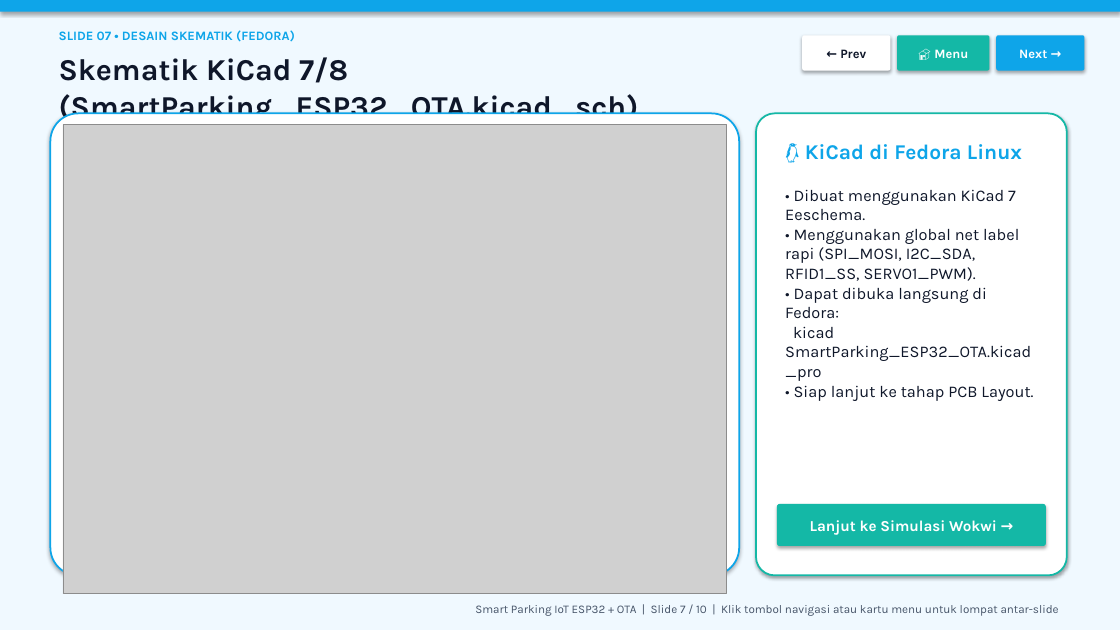
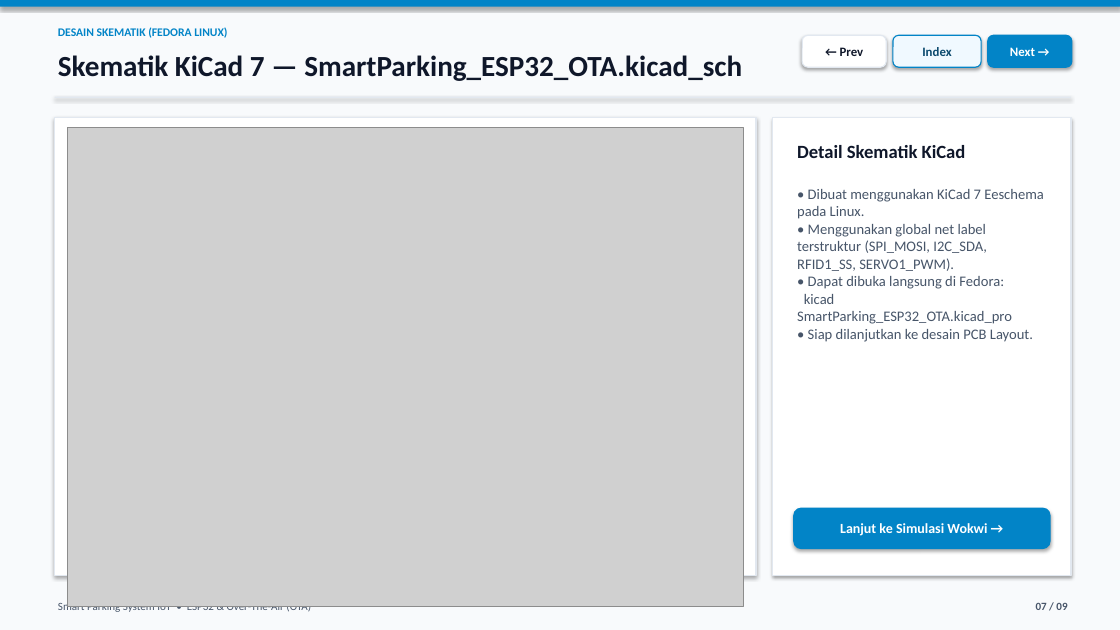
Before and after one commit to akmalseptain/tugaskapita, a slide deck: slide 7 of presentation/SmartParking_IoT_OTA_Canva_Interactive.pptx. Drawn at 1120x630 pixels with LibreOffice and Linux fonts; fonts in the diff are those of the drawing; grey boxes stand for pictures. Boxes give left, top, right and bottom in pixels: in the first picture for what was removed or moved away, otherwise in the second. Text is boxed around its words. In the diff, an @@ line names an element or a change of style, - is before the commit and + after.

Commit message:
fix(pptx): remove Proteus slide and refine to clean editorial interactive layout

```diff
--- a/presentation/SmartParking_IoT_OTA_Canva_Interactive.pptx
+++ b/presentation/SmartParking_IoT_OTA_Canva_Interactive.pptx
@@ background #F0F9FF to #F8FAFC @@
@@ rectangle: place and size @@
-rectangle at box(0, 0, 1120, 12)
+rectangle at box(0, 0, 1120, 7)
@@ rectangle at box(0, 0, 1120, 7): fill #0EA5E9 to #0284C7 @@
@@ text at box(58, 27, 227, 38): text changed; size 11 to 10 pt; font Karla to Calibri; text colour #0EA5E9 to #0284C7 @@
-SLIDE 07 • DESAIN SKEMATIK (FEDORA)
+DESAIN SKEMATIK (FEDORA LINUX)
@@ text at box(58, 55, 742, 81): text changed; size 26 to 25 pt; font Karla to Calibri @@
-Skematik KiCad 7/8 (SmartParking_ESP32_OTA.kicad_sch)
+Skematik KiCad 7 — SmartParking_ESP32_OTA.kicad_sch
@@ rounded rectangle "← Prev": place and size @@
-rounded rectangle "← Prev" at box(802, 35, 891, 71)
+rounded rectangle "← Prev" at box(802, 35, 886, 67)
@@ rounded rectangle "← Prev" at box(802, 35, 886, 67): font Karla to Calibri; outline none to #E2E8F0 1 pt; proportions changed @@
@@ rounded rectangle "Index": place and size @@
-rounded rectangle "Index" at box(897, 35, 990, 71)
+rounded rectangle "Index" at box(893, 35, 981, 67)
@@ rounded rectangle "Index" at box(893, 35, 981, 67): fill #14B8A6 to #F0F9FF; outline none to #0284C7 1 pt; proportions changed @@
@@ text in rounded rectangle at box(922, 47, 951, 56): text changed; font Karla to Calibri; text colour #FFFFFF to #0C4A6E @@
-🏠 Menu
+Index
@@ rounded rectangle "Next →": place and size @@
-rounded rectangle "Next →" at box(996, 35, 1085, 71)
+rounded rectangle "Next →" at box(988, 35, 1072, 67)
@@ rounded rectangle "Next →" at box(988, 35, 1072, 67): font Karla to Calibri; fill #0EA5E9 to #0284C7; outline none to #0284C7 1 pt; proportions changed @@
@@ rounded rectangle removed at box(50, 113, 739, 576) @@
@@ rectangle added at box(55, 97, 1071, 97), fill #E2E8F0 @@
@@ rectangle added at box(55, 118, 756, 576), fill #FFFFFF, outline #E2E8F0 1 pt @@
@@ rounded rectangle removed at box(756, 113, 1067, 576) @@
@@ rectangle added at box(773, 118, 1071, 576), fill #FFFFFF, outline #E2E8F0 1 pt @@
@@ picture: place and size @@
-picture at box(63, 124, 727, 594)
+picture at box(67, 128, 744, 607)
@@ text at box(797, 145, 966, 158): text changed; size 18 to 16 pt; font Karla to Calibri; text colour #0EA5E9 to #0F172A @@
-🐧 KiCad di Fedora Linux
+Detail Skematik KiCad
@@ text at box(797, 189, 1043, 342): text changed; size 14 to 12.5 pt; font Karla to Calibri; text colour #0F172A to #475569 @@
-• Dibuat menggunakan KiCad 7 Eeschema.
-• Menggunakan global net label rapi (SPI_MOSI, I2C_SDA, RFID1_SS, SERVO1_PWM).
-• Dapat dibuka langsung di Fedora:
-kicad SmartParking_ESP32_OTA.kicad_pro
-• Siap lanjut ke tahap PCB Layout.
+• Dibuat menggunakan KiCad 7 Eeschema pada Linux.
+• Menggunakan global net label terstruktur (SPI_MOSI, I2C_SDA, RFID1_SS, SERVO1_PWM).
+• Dapat dibuka langsung di Fedora:
+kicad SmartParking_ESP32_OTA.kicad_pro
+• Siap dilanjutkan ke desain PCB Layout.
@@ rounded rectangle "Lanjut ke Simulasi Wokwi →": place and size @@
-rounded rectangle "Lanjut ke Simulasi Wokwi →" at box(777, 504, 1046, 546)
+rounded rectangle "Lanjut ke Simulasi Wokwi →" at box(794, 508, 1050, 549)
@@ rounded rectangle "Lanjut ke Simulasi Wokwi →" at box(794, 508, 1050, 549): size 13 to 12 pt, font Karla to Calibri; fill #14B8A6 to #0284C7; outline none to #0284C7 1 pt; proportions changed @@
@@ text added at box(58, 601, 311, 614), 9.5 pt, text #475569 @@
+Smart Parking System IoT • ESP32 & Over-The-Air (OTA)
@@ text removed at box(475, 605, 1059, 616) @@
-Smart Parking IoT ESP32 + OTA | Slide 7 / 10 | Klik tombol navigasi atau kartu menu untuk lompat antar-slide
@@ text added at box(1036, 603, 1067, 610), 9.5 pt, text #475569, bold @@
+07 / 09
```
Also in this commit, not shown: 6 other slides changed, 2 slides added, 3 slides removed.
